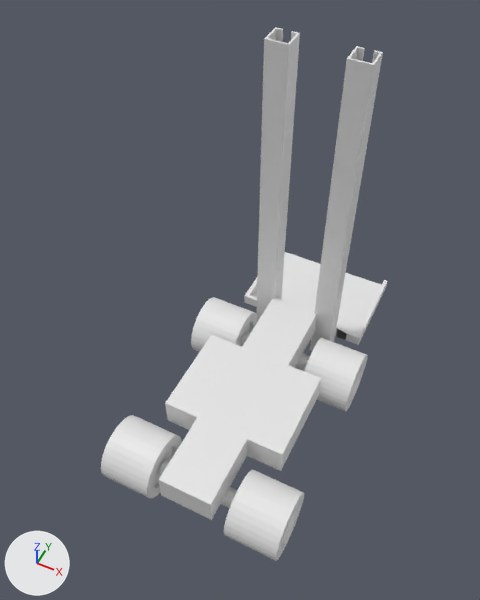
Renders of the FBX model Assets/Mesh_Models/robot.fbx from each side of a commit.
Both versions are drawn from a 50 mm lens placed at (6.8, -14.3, 24.4), pointed at (-0.7, 0.8, 5.5). The axes (+X, +Y, +Z) are drawn at lower left. The lights are the same throughout.
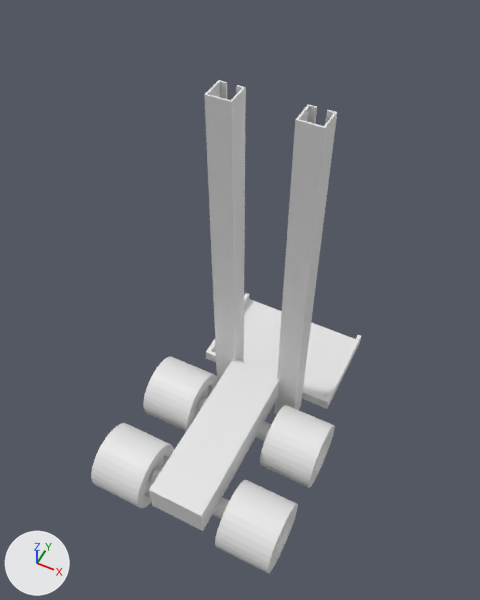
Commit message: robot działa

Pixel boxes [x1, y1, x2, y2] of what changed, in the pictures (480 x 600 px; the box of a moved part takes in the faces that stretch with it):
'Cylinder', reshaped, moved, turned: before [101, 27, 388, 561]; after [91, 80, 361, 573]
part 1 of me_cylinder, moved or reshaped: before [224, 470, 304, 561]; after [260, 405, 335, 488]
part 2 of me_cylinder, moved or reshaped: before [101, 415, 182, 499]; after [143, 357, 218, 431]
part 3 of me_cylinder, moved or reshaped: before [304, 338, 368, 411]; after [215, 480, 298, 573]
part 4 of me_cylinder, moved or reshaped: before [191, 297, 258, 352]; after [91, 423, 174, 508]
part 5 of me_cylinder, moved or reshaped: before [221, 487, 237, 508]; after [256, 421, 272, 441]
part 6 of me_cylinder, moved or reshaped: before [159, 458, 171, 475]; after [198, 395, 208, 411]
part 7 of me_cylinder, moved or reshaped: before [295, 353, 310, 371]; after [212, 497, 229, 519]
part 8 of me_cylinder, moved or reshaped: before [241, 332, 250, 346]; after [150, 467, 163, 484]
part 9 of me_cylinder, moved or reshaped: before [256, 27, 300, 320]; after [204, 80, 246, 381]
part 10 of me_cylinder, moved or reshaped: before [310, 46, 383, 351]; after [275, 104, 337, 414]
part 11 of me_cylinder, moved or reshaped: before [244, 252, 388, 345]; after [206, 293, 361, 409]
part 12 of me_cylinder, added: after [149, 359, 279, 531]
part 13 of me_cylinder, deleted: before [159, 297, 321, 520]

The change in detail:
me_cylinder is used by ob_cylinder; location (0.0, 0.0, 0.0); rotation (0.0, 1.571, 0.0), in degrees (0, 90, 0); scale (2.06, 2.06, 2.06).
me_cylinder had 1572 vertices, 1306 faces and spanned x -6.66..0.75, y -2.64..4.92, z -1.86..1.86.
me_cylinder now has 1564 vertices, 1298 faces and spans x -3.71..3.71, y -2.92..2.92, z -1.86..1.86.
me_cylinder part 1: the loose piece of 256 vertices spanning x -0.55..0.75, y -2.64..-1.34, z 0.82..1.86 is moved by (2.95, 1.56, 0.0).
me_cylinder part 2: the loose piece of 256 vertices spanning x -0.55..0.75, y -2.64..-1.34, z -1.86..-0.82 is moved by (2.95, 1.56, 0.0).
me_cylinder part 3: the loose piece of 256 vertices spanning x -0.55..0.75, y 0.92..2.22, z 0.82..1.86 is moved by (2.95, -3.84, 0.0).
me_cylinder part 4: the loose piece of 256 vertices spanning x -0.55..0.75, y 0.92..2.22, z -1.86..-0.82 is moved by (2.95, -3.84, 0.0).
me_cylinder part 5: the loose piece of 64 vertices spanning x -0.08..0.28, y -2.17..-1.81, z 0.38..0.83 is moved by (2.95, 1.56, 0.0).
me_cylinder part 6: the loose piece of 64 vertices spanning x -0.08..0.28, y -2.17..-1.81, z -0.85..-0.39 is moved by (2.95, 1.56, 0.0).
me_cylinder part 7: the loose piece of 64 vertices spanning x -0.08..0.28, y 1.39..1.75, z 0.38..0.83 is moved by (2.95, -3.84, 0.0).
me_cylinder part 8: the loose piece of 64 vertices spanning x -0.08..0.28, y 1.39..1.75, z -0.85..-0.39 is moved by (2.95, -3.84, 0.0).
me_cylinder part 9: the loose piece of 56 vertices spanning x -6.66..0.66, y 2.37..2.81, z -0.92..-0.48 is moved by (2.95, -2.0, 0.0).
me_cylinder part 10: the loose piece of 56 vertices spanning x -6.66..0.66, y 2.37..2.81, z 0.48..0.92 is moved by (2.95, -2.0, 0.0).
me_cylinder part 11: the loose piece of 148 vertices spanning x 0.13..0.65, y 2.44..4.92, z -1.49..1.48 is moved by (2.95, -2.0, 0.0).
me_cylinder part 12: a new loose piece of 24 vertices spanning x 2.31..2.96, y -2.85..0.44, z -0.54..0.54.
me_cylinder part 13: the loose piece of 32 vertices spanning x -0.64..0.0, y -2.57..2.45, z -1.27..1.27 is deleted.
Object 'Cylinder' (ob_cylinder) moves from (0.0, 0.0, 0.0) to (0.0, 0.0, 6.27).
Object 'Cylinder' (ob_cylinder) turns from (0, 90, 0) to (0.4, 90, 0) degrees about x, y and z.
